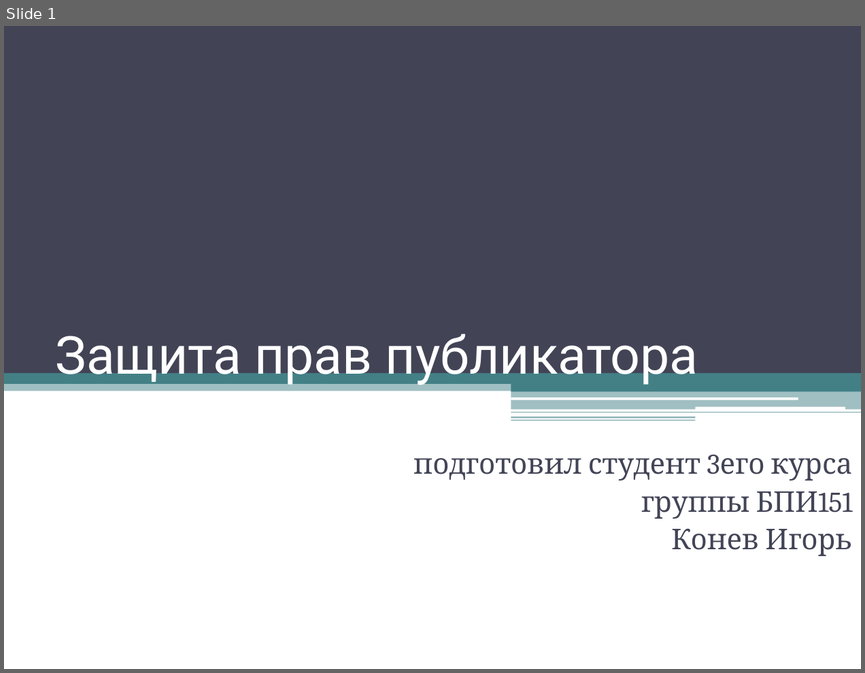
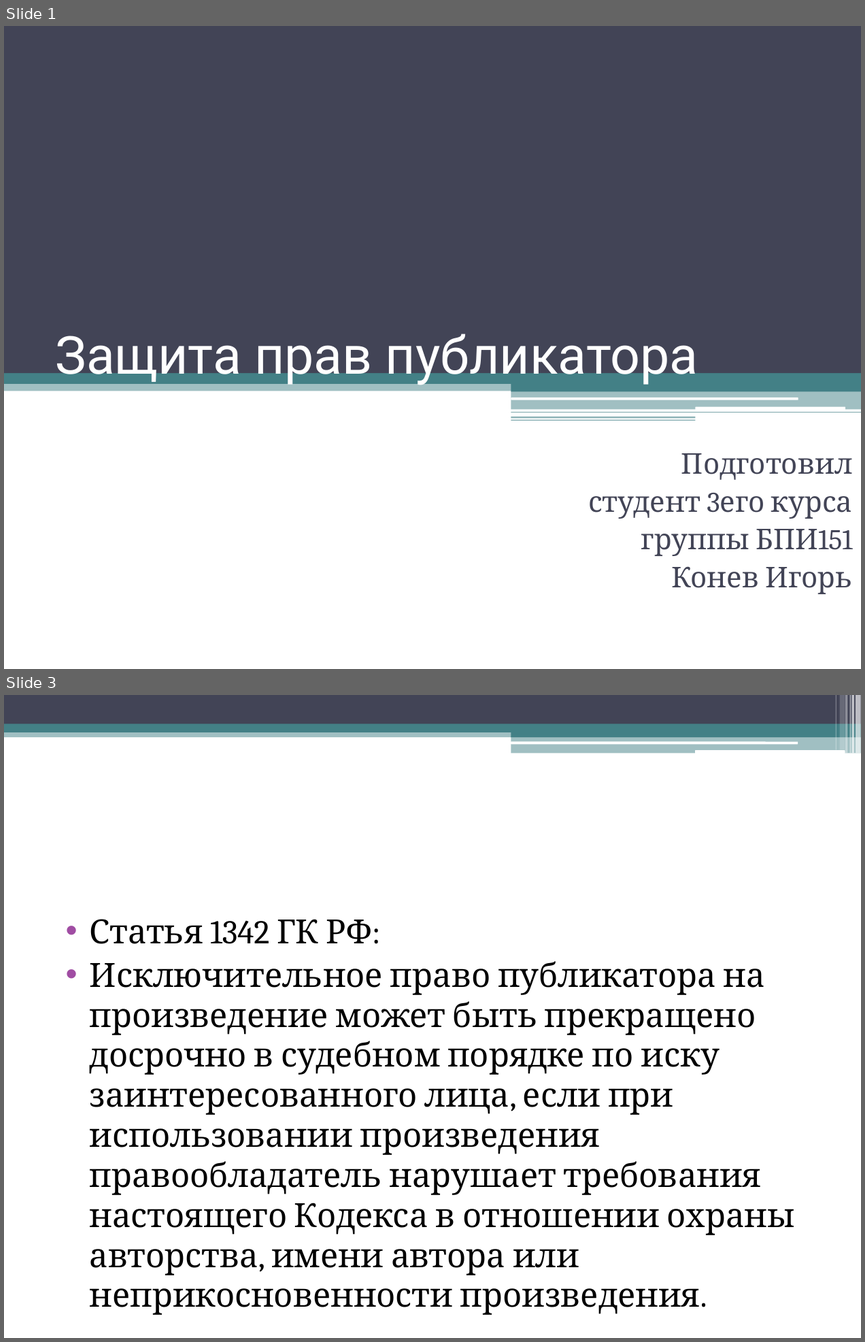
Before and after one commit to Mitsuhide777/PublisherRights, a slide deck: Защита прав публикатора.pptx. Shown one above the other, each under a label of ours: slide 1 before the commit, slides 1 and 3 after it; the slides between them are not shown. The pictures are 865x673 and 865x1342 pixels, drawn with LibreOffice and Linux fonts; fonts in the diff are those of the drawing. Boxes give left, top, right and bottom in pixels: in the first picture for what was removed or moved away, otherwise in the second. Text is boxed around its words. In the diff, an @@ line names an element or a change of style, - is before the commit and + after.

```diff
--- a/Защита прав публикатора.pptx
+++ b/Защита прав публикатора.pptx
@@ slide 3 added at box(4, 695, 861, 1338), background #FFFFFF @@
@@ rectangle added at box(4, 695, 861, 724), fill #424456 @@
@@ rectangle added at box(835, 695, 836, 750), fill #FFFFFF at 30% opacity @@
@@ rectangle added at box(839, 695, 844, 750), fill #FFFFFF at 20% opacity @@
@@ rectangle added at box(845, 695, 848, 753), fill #FFFFFF at 40% opacity @@
@@ rectangle added at box(850, 695, 851, 753), fill #FFFFFF at 60% opacity @@
@@ rectangle added at box(851, 695, 854, 753), fill #FFFFFF at 65% opacity @@
@@ rectangle added at box(855, 695, 861, 753), fill #FFFFFF at 65% opacity @@
@@ rectangle added at box(4, 729, 861, 737), fill #438086 at 50% opacity @@
@@ rectangle added at box(4, 724, 861, 732), fill #438086 @@
@@ rectangle added at box(511, 728, 861, 737), fill #438086 @@
@@ rounded rectangle added at box(511, 741, 798, 744), fill #FFFFFF @@
@@ rectangle added at box(511, 736, 861, 753), fill #438086 at 50% opacity @@
@@ rounded rectangle added at box(695, 750, 844, 753), fill #FFFFFF @@
@@ text added at box(90, 919, 795, 1314), 28 pt, text #000000 @@
+• Статья 1342 ГК РФ:
+• Исключительное право публикатора на произведение может быть прекращено досрочно в судебном порядке по иску заинтересованного лица, если при использовании произведения правообладатель нарушает требования настоящего Кодекса в отношении охраны авторства, имени автора или неприкосновенности произведения.
@@ slide 1 changed as well @@
@@ subtitle at box(588, 453, 853, 518): text changed @@
-подготовил студент 3его курса
+Подготовил
+студент 3его курса
```
Also in this commit, not shown: 7 other slides added, 2 slides removed, 2 other files.
